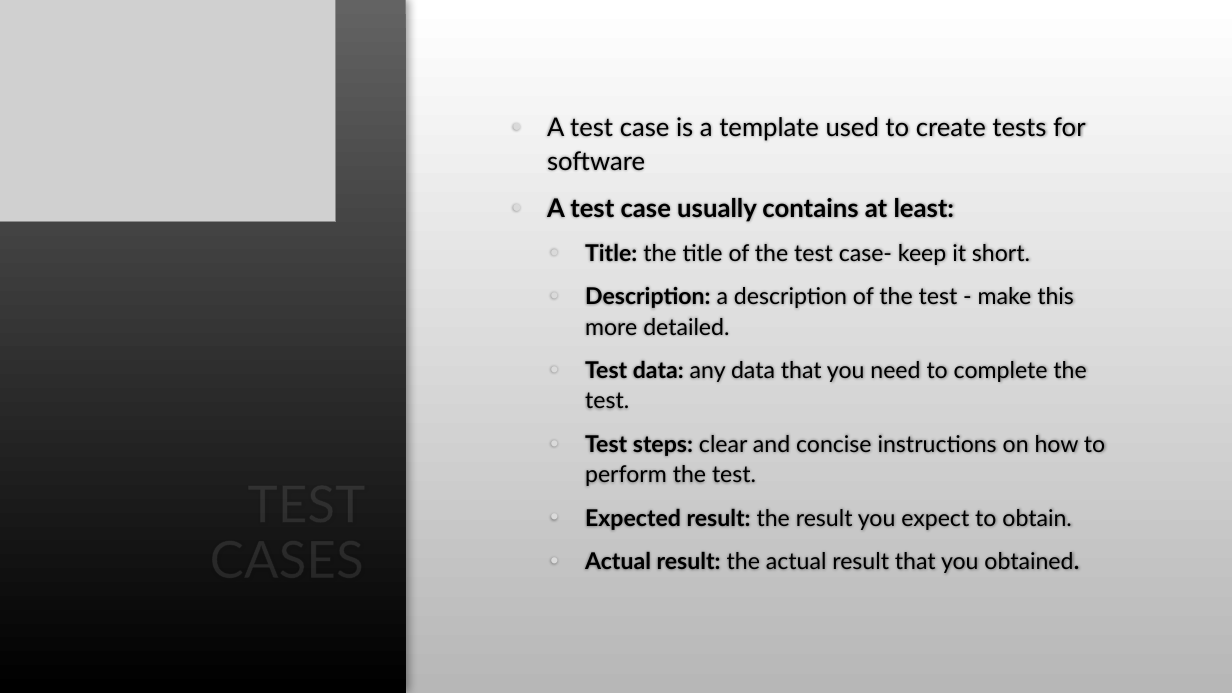
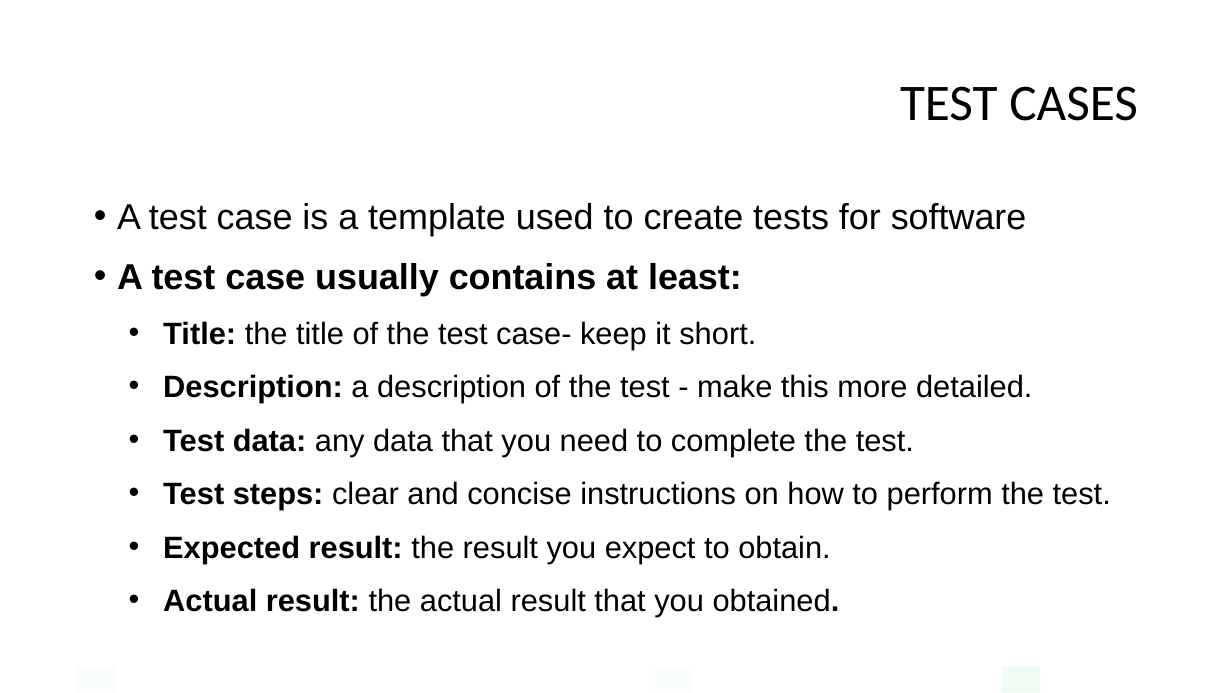
Before and after one commit to JFinnTeacher/TY-Introduction-to-Coding-with-Python, a slide deck: slide 8 of Lesson 04 - Testing Code/Teaching Assets/Lesson 04 - Testing Code.pptx. Drawn at 1232x693 pixels with LibreOffice and Linux fonts; fonts in the diff are those of the drawing; grey boxes stand for pictures; background and template pictures are left out. Boxes give left, top, right and bottom in pixels: in the first picture for what was removed or moved away, otherwise in the second. Text is boxed around its words. In the diff, an @@ line names an element or a change of style, - is before the commit and + after.

```diff
--- a/Lesson 04 - Testing Code/Teaching Assets/Lesson 04 - Testing Code.pptx
+++ b/Lesson 04 - Testing Code/Teaching Assets/Lesson 04 - Testing Code.pptx
@@ background picture (left out) to #FFFFFF @@
@@ rectangle removed at [0,0,1232,693] @@
@@ rectangle removed at [0,0,406,693] @@
@@ picture removed at [0,0,335,222] @@
@@ title "TEST CASES": place and size @@
-title "TEST CASES" at [570,118,613,137]
+title "TEST CASES" at [900,86,1138,121]
@@ title "TEST CASES" at [900,86,1138,121]: font Lato to Calibri, text colour #FFFFFF to #000000, letter outline #404040 0.75 pt to none; vertical alignment bottom to middle @@
@@ text "A test case is a ...": place and size @@
-text "A test case is a ..." at [547,117,1105,573]
+text "A test case is a ..." at [117,203,1111,617]
@@ text "A test case is a ..." at [117,203,1111,617]: size 20 to 28 pt in "A test case is a template used ...", "A test case usually contains at least:"; font Lato to Arial, letter outline #404040 0.75 pt to none; size 18 to 24 pt in "Title: the title of the test case- ...", "Description: a description of the test - ...", "Test data: any data that you need ...", "Test steps: clear and concise instructions on ..." and 2 more places; indent changed; bullet colour #DADADA to #000000; vertical alignment middle to top @@
@@ rectangle added at [77,666,116,692], fill #93DCF8 at 4% opacity @@
@@ rectangle added at [655,667,694,693], fill #93DCF8 at 4% opacity @@
@@ rectangle added at [1002,667,1041,693], fill #BEF2C7 at 22% opacity @@
```
Also in this commit, not shown: 10 other slides changed, 46 other files.
